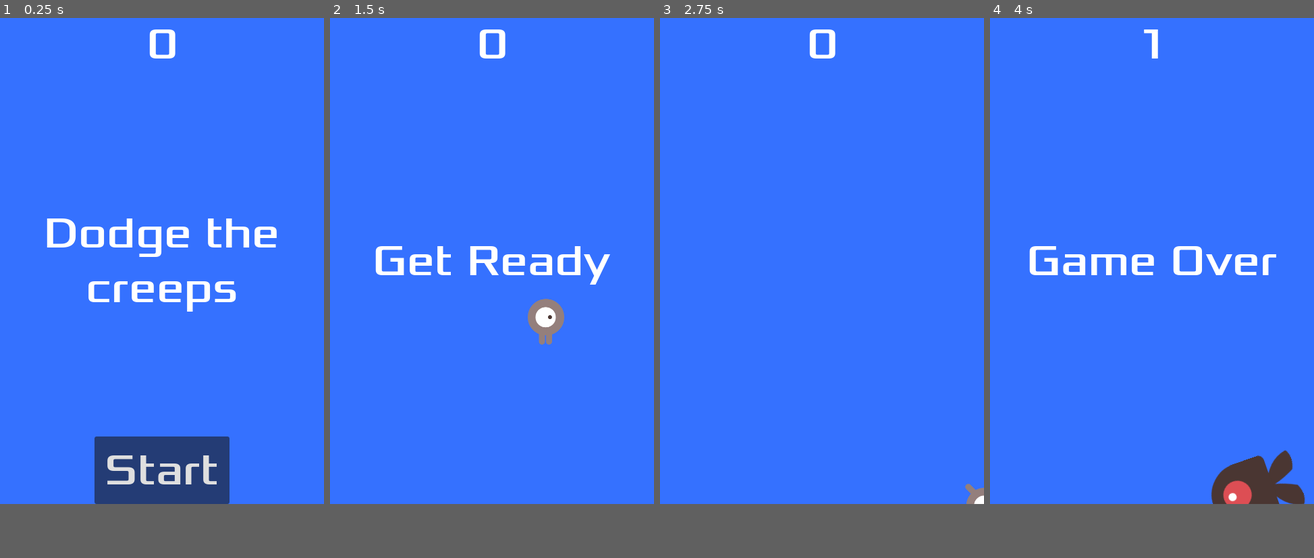
Above: before the commit, frames 1-4 (left to right).
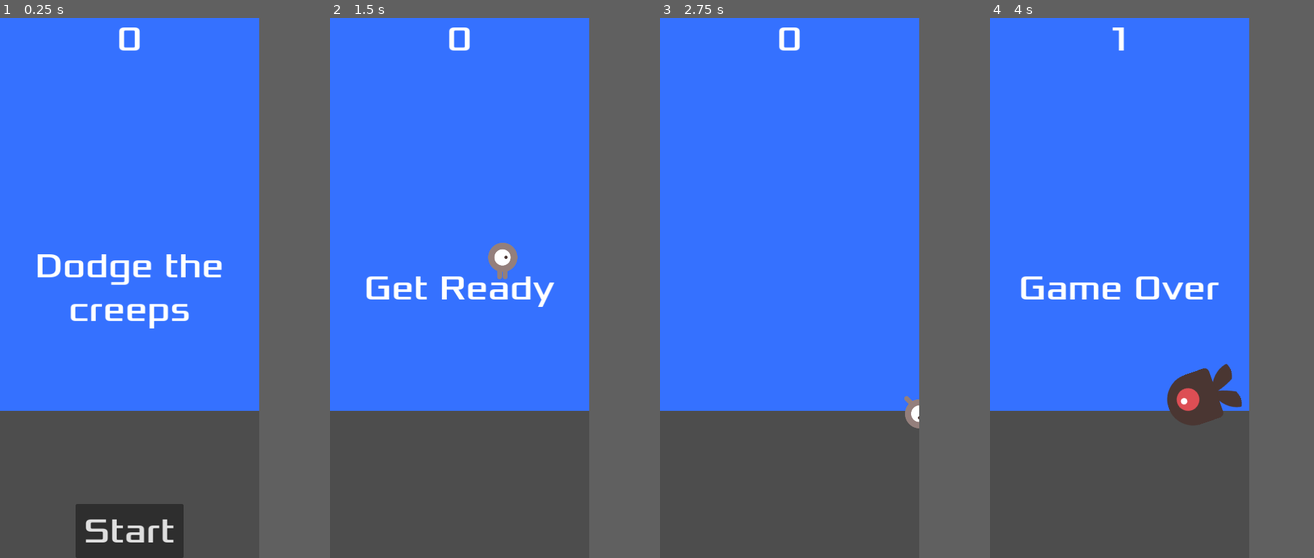
Above: after the commit, the same moments.

Repository: Noxiium/godot-game-jams
Game: Godot game, scene res://Main.tscn
The game is run twice, just before and just after one commit, with the same random seed, the same clock (stepped at 60 frames per second) and the same inputs.
Inputs:
- Up to frame 1 (0.25 s): no input
- Up to frame 2 (1.5 s): click "Start" at 0.5 s; tap Enter at 1.25 s; hold D (move_right) from 1.28 s (still down)
- Up to frame 3 (2.75 s): release D (move_right) at 2.03 s; hold S (move_down) from 2.03 s (still down)
- Up to frame 4 (4 s): release S (move_down) at 2.78 s; hold D (move_right) 2.78-3.53 s; hold W (move_up) from 3.53 s (still down)
The window is 480x720 before the commit and 384x800 after it. Grey fills any space a smaller window leaves; there, only what the larger window draws over its background counts as a difference.

The runs differ from the first frame. In frame 1, 22% of the frame differs, in the area x 0-86%, y 1-100%; in frame 2, 18%; in frame 3, 15%; in frame 4, 19%.

Commit message:
change in project settings test

Diff:
--- a/project.godot
+++ b/project.godot
@@ -18,7 +18,7 @@
 [display]
 
 window/size/viewport_width=480
-window/size/viewport_height=720
+window/size/viewport_height=1000
 window/stretch/mode="canvas_items"
 
 [input]
